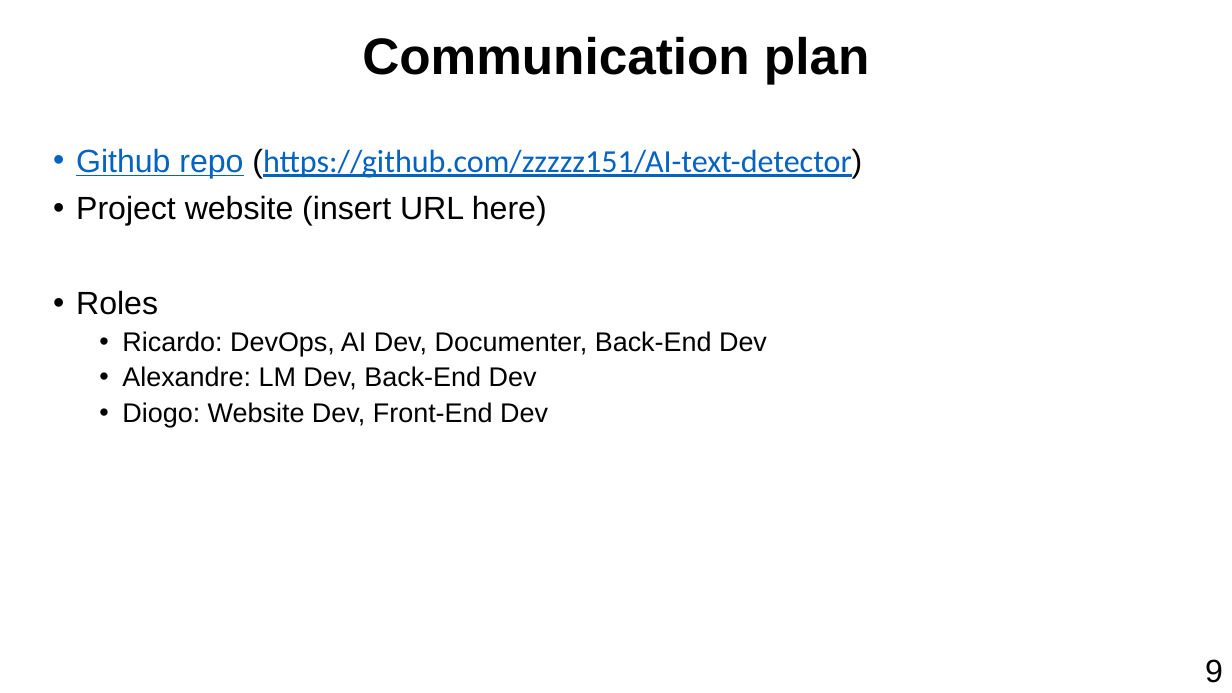
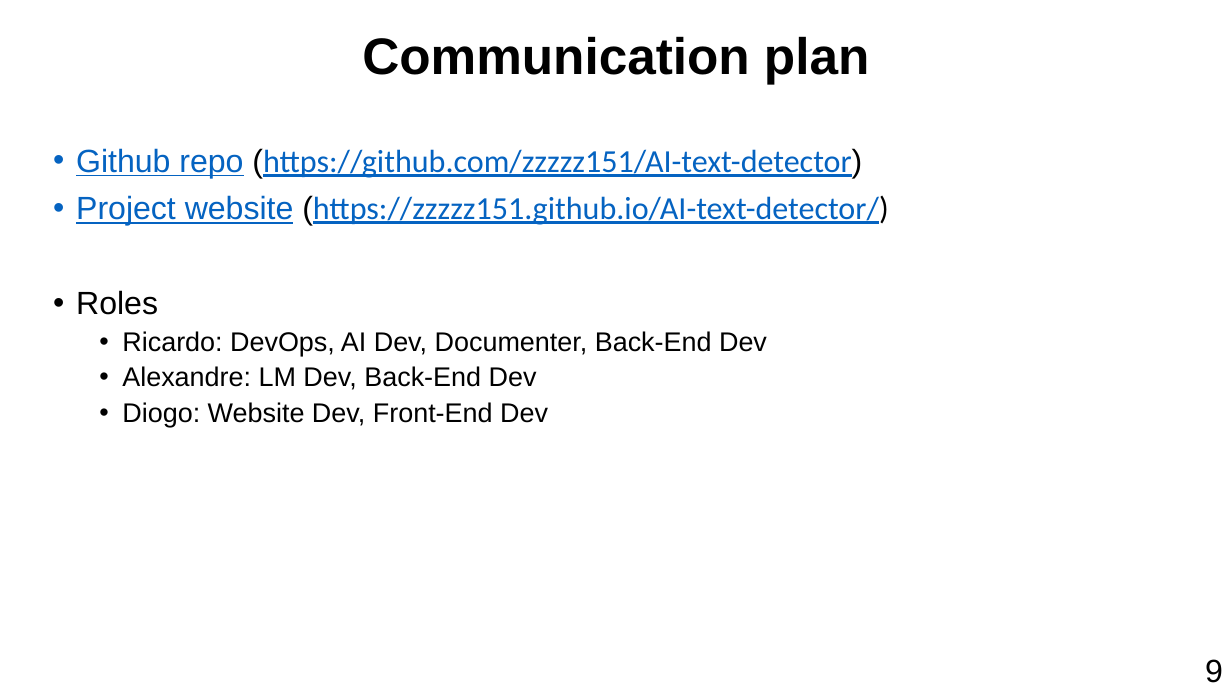
Before and after one commit to zzzzz151/AI-text-detector, a slide deck: slide 9 of PresentationInception.pptx. Drawn at 1232x693 pixels with LibreOffice and Linux fonts; fonts in the diff are those of the drawing. Boxes give left, top, right and bottom in pixels: in the first picture for what was removed or moved away, otherwise in the second. Text is boxed around its words. In the diff, an @@ line names an element or a change of style, - is before the commit and + after.

```diff
--- a/PresentationInception.pptx
+++ b/PresentationInception.pptx
@@ text at (76, 195, 888, 226): text changed; font Arial to Calibri; text colour #000000 to #0563C1 @@
-• Project website (insert URL here)
+• Project website (https://zzzzz151.github.io/AI-text-detector/)
```
